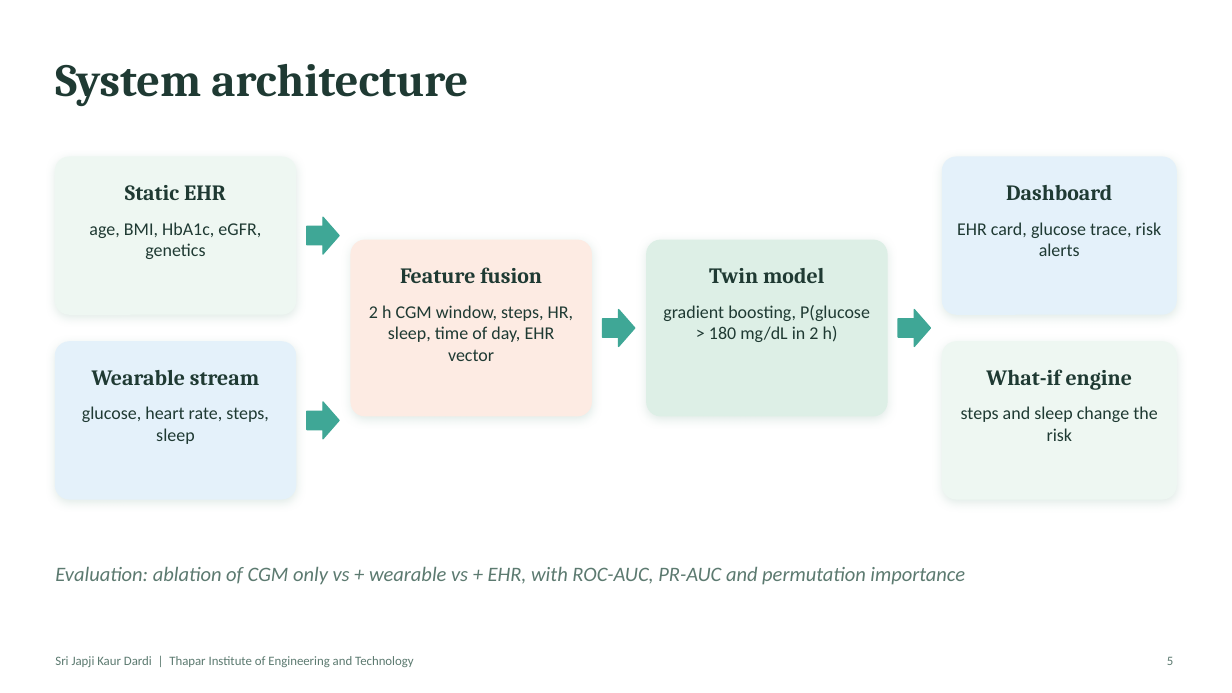
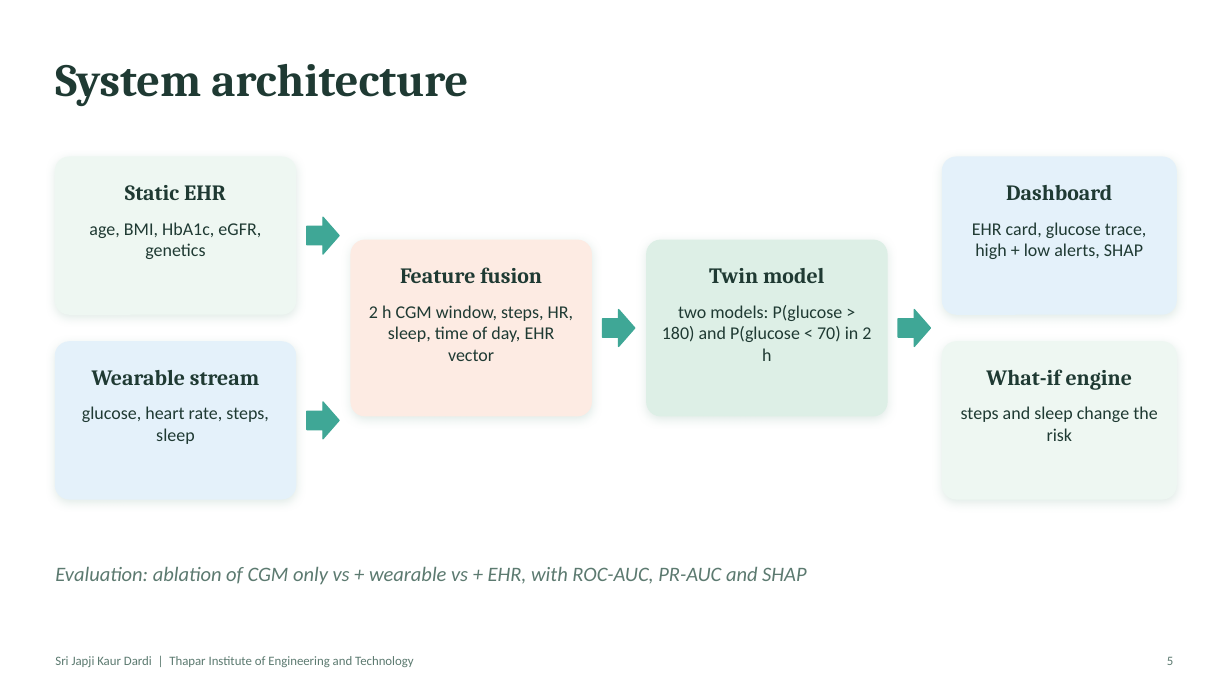
Before and after one commit to Srijapjikdardi/t2d-digital-twin, a slide deck: slide 5 of docs/presentation.pptx. Drawn at 1232x693 pixels with LibreOffice and Linux fonts; fonts in the diff are those of the drawing. Boxes give left, top, right and bottom in pixels: in the first picture for what was removed or moved away, otherwise in the second. Text is boxed around its words. In the diff, an @@ line names an element or a change of style, - is before the commit and + after.

```diff
--- a/docs/presentation.pptx
+++ b/docs/presentation.pptx
@@ text at [972,222,1147,259]: text changed @@
-EHR card, glucose trace, risk alerts
+EHR card, glucose trace, high + low alerts, SHAP
@@ text at [662,305,871,361]: text changed @@
-gradient boosting, P(glucose > 180 mg/dL in 2 h)
+two models: P(glucose > 180) and P(glucose < 70) in 2 h
@@ text at [55,566,806,585]: text changed @@
-Evaluation: ablation of CGM only vs + wearable vs + EHR, with ROC-AUC, PR-AUC and permutation importance
+Evaluation: ablation of CGM only vs + wearable vs + EHR, with ROC-AUC, PR-AUC and SHAP
```
Also in this commit, not shown: 7 other slides changed, 2 slides added, 20 other files.
